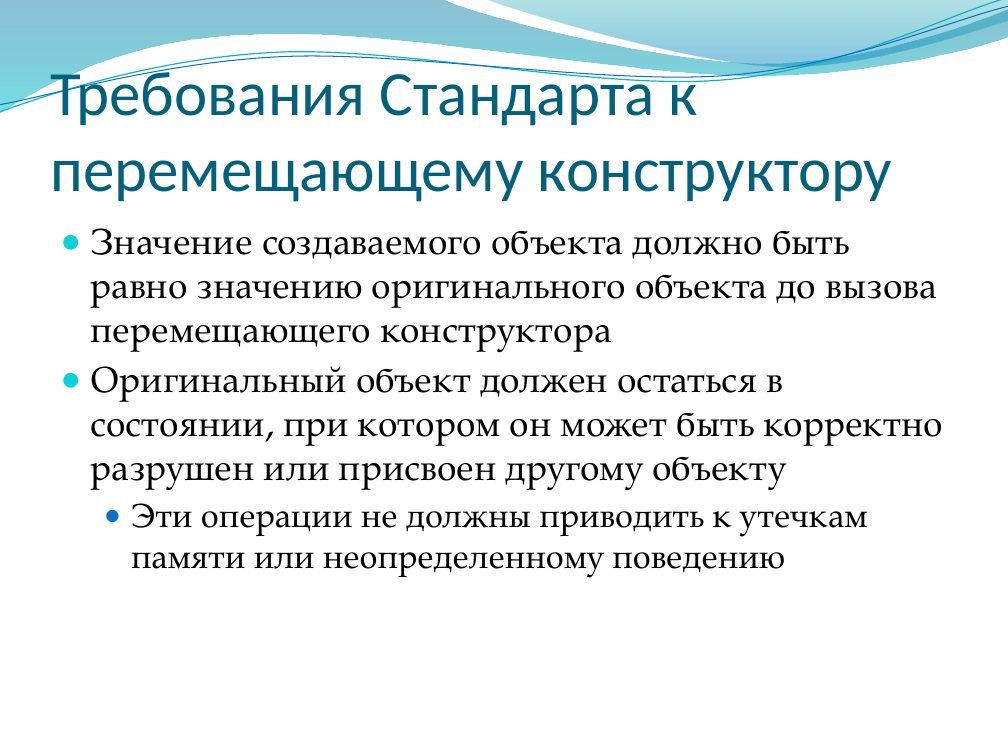
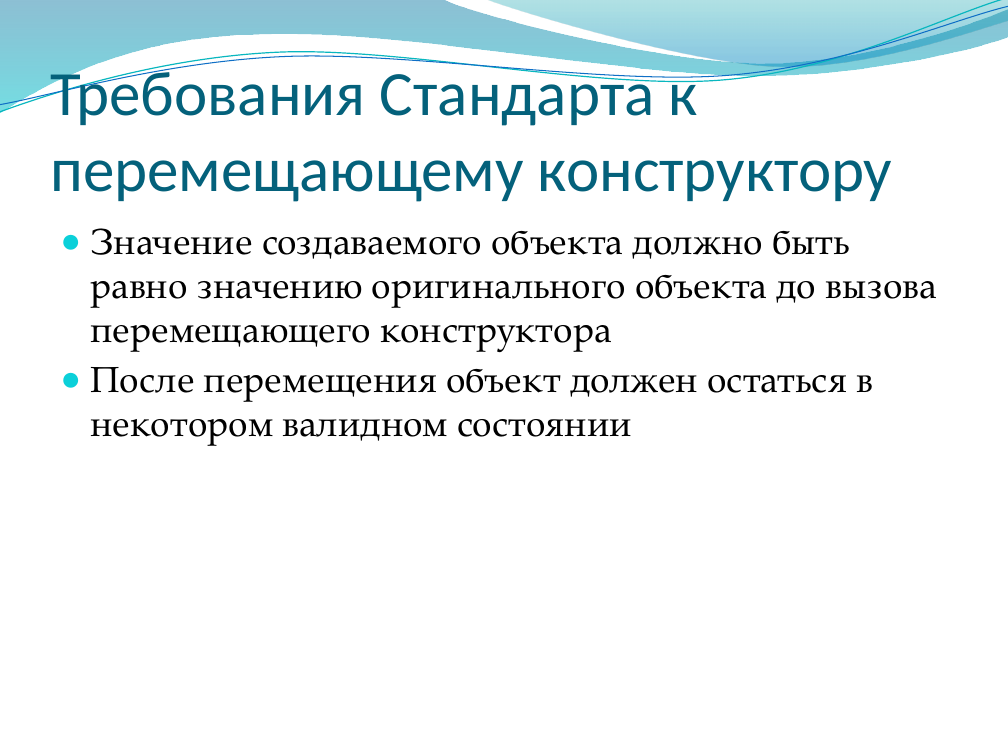
Before and after one commit to alexey-malov/oop, a slide deck: slide 76 of lectures/02/Основы ООП.pptx. Drawn at 1008x756 pixels with LibreOffice and Linux fonts; fonts in the diff are those of the drawing; background and template pictures are left out. Boxes give left, top, right and bottom in pixels: in the first picture for what was removed or moved away, otherwise in the second. Text is boxed around its words. In the diff, an @@ line names an element or a change of style, - is before the commit and + after.

```diff
--- a/lectures/02/Основы ООП.pptx
+++ b/lectures/02/Основы ООП.pptx
@@ text at box(91, 367, 873, 446): text changed @@
-● Оригинальный объект должен остаться в состоянии, при котором он может быть корректно разрушен или присвоен другому объекту
-  ● Эти операции не должны приводить к утечкам памяти или неопределенному поведению
+● После перемещения объект должен остаться в некотором валидном состоянии
```
Also in this commit, not shown: 1 other slide changed, 2 other files.
